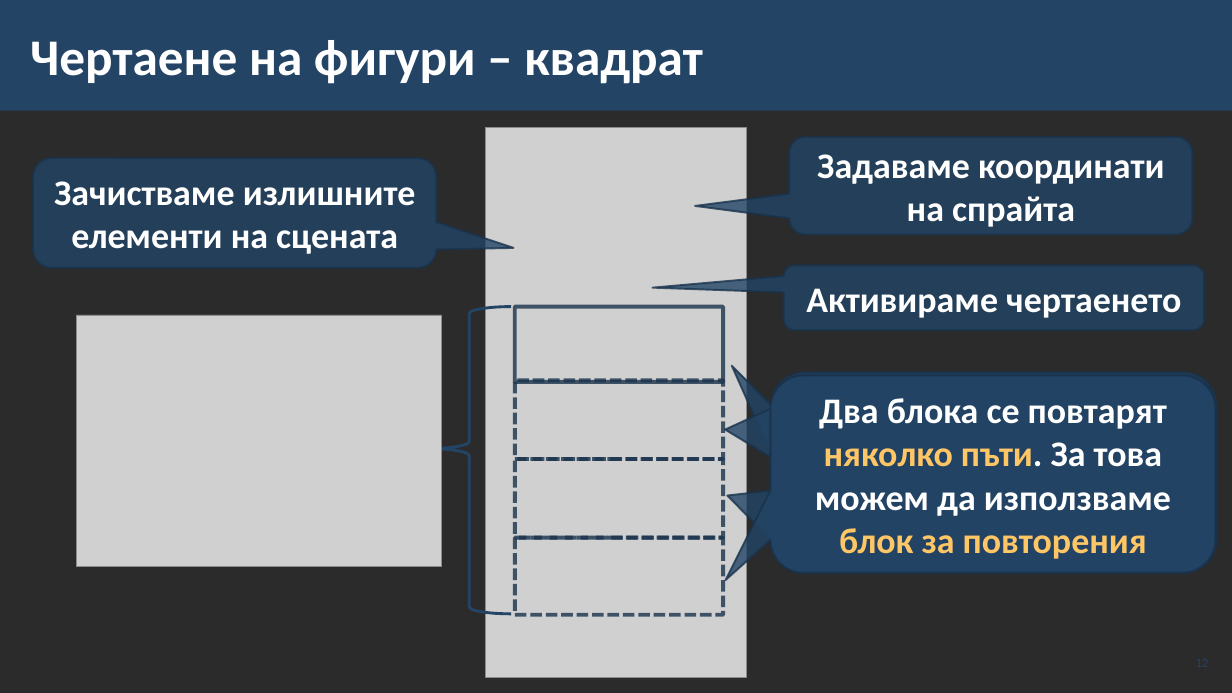
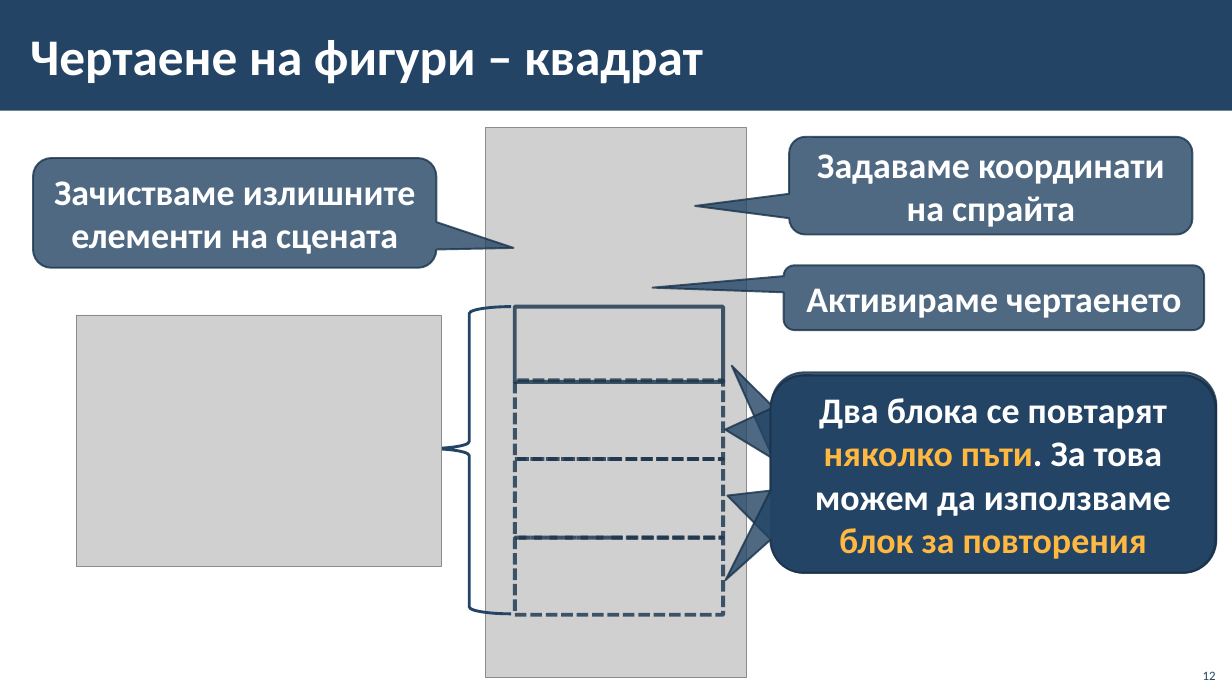
Before and after one commit to BG-IT-Edu/School-Programming, a slide deck: slide 12 of Courses/Computer-Modeling-and-IT/Computer-Modeling-and-IT-5-Class/18-Drawing-Figures/18-Drawing-Figures.pptx. Drawn at 1232x693 pixels with LibreOffice and Linux fonts; fonts in the diff are those of the drawing; grey boxes stand for pictures; background and template pictures are left out; a plain dark background stands for a picture behind light text. Boxes give left, top, right and bottom in pixels: in the first picture for what was removed or moved away, otherwise in the second. Text is boxed around its words. In the diff, an @@ line names an element or a change of style, - is before the commit and + after.

```diff
--- a/Courses/Computer-Modeling-and-IT/Computer-Modeling-and-IT-5-Class/18-Drawing-Figures/18-Drawing-Figures.pptx
+++ b/Courses/Computer-Modeling-and-IT/Computer-Modeling-and-IT-5-Class/18-Drawing-Figures/18-Drawing-Figures.pptx
@@ background picture (left out) to #FFFFFF @@
@@ rounded speech box "Два блока се повтарят няколко ..." at (771, 375, 1215, 572): text colour #FFC666 to #FFB840 in "няколко пъти. блок за повторения" @@
@@ page number: place and size @@
-page number at (1169, 647, 1213, 678)
+page number at (1203, 671, 1216, 680)
@@ page number at (1203, 671, 1216, 680): vertical alignment middle to bottom @@
```
Also in this commit, not shown: 12 other slides changed, 3 slides added, 3 slides removed, 5 other files.
